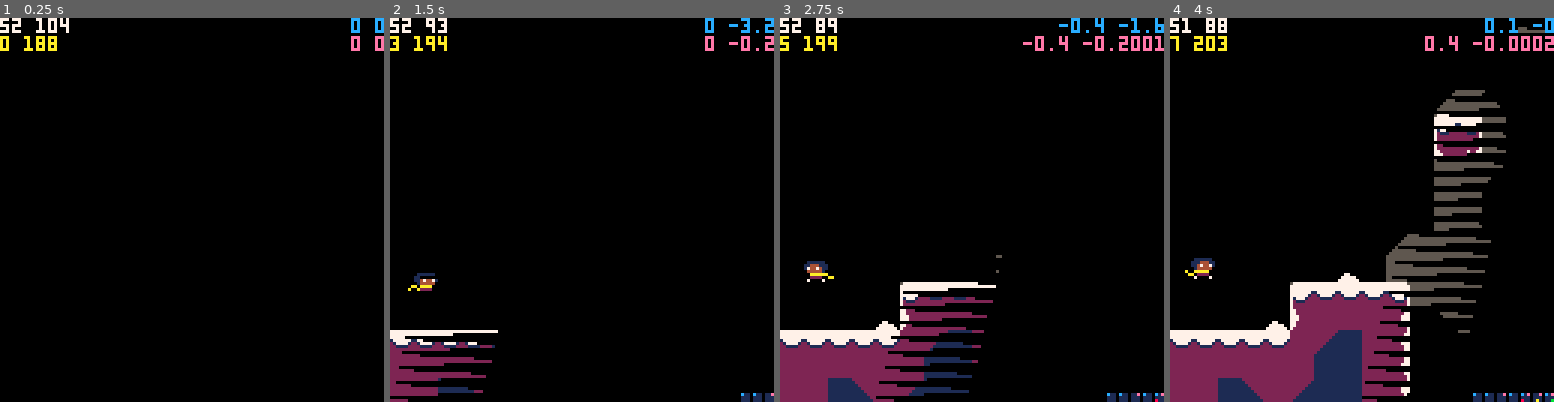
Above: before the commit, frames 1-4 (left to right).
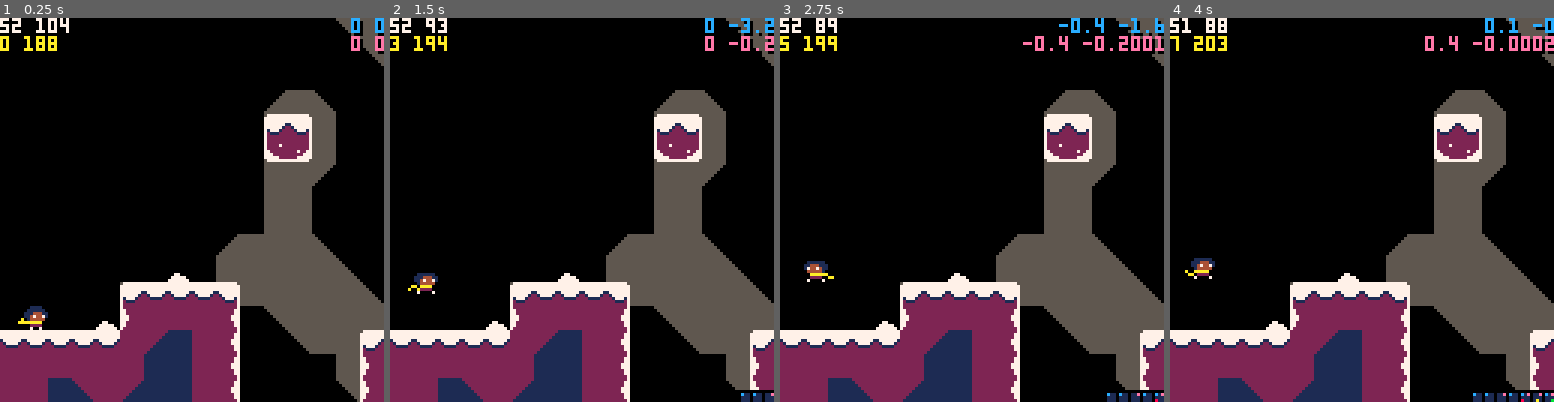
Above: after the commit, the same moments.

Repository: CelesteClassic/cc2tastool
Game: PICO-8 cartridge cc2ed.p8
Same seed, same stepped clock (60 frames per second), same inputs: the game is played once before the commit and once after it.
Inputs:
- Up to frame 1 (0.25 s): no input
- Up to frame 2 (1.5 s): tap O (Z key) at 0.33, 0.7, 1.43 s; tap X (X key) at 1.07 s
- Up to frame 3 (2.75 s): hold Left 1.97-2.37 s; tap X (X key) at 2.07, 2.4, 2.73 s; tap O (Z key) at 2.22 s; hold Down from 2.42 s (still down)
- Up to frame 4 (4 s): release Down at 2.82 s; hold Right 2.87-3.53 s; tap X (X key) at 3.07, 3.4, 3.73 s; tap O (Z key) at 3.1, 3.98 s; hold Up from 3.58 s (still down)

The runs differ from the first frame. In frame 1, 33% of the frame differs, in the area x 0-100%, y 0-100%; in frame 2, 30%; in frame 3, 23%; in frame 4, 12%.

Commit message:
cc2ed.p8 skips infades

Diff:
--- a/cc2ed.p8
+++ b/cc2ed.p8
@@ -1876,7 +1876,7 @@
 function restart_level()
 	_restart_level()
 	nocopy,current_player={},getplayer()
-	level_intro=0
+	level_intro,infade=0,15
 
 	--set up nocopy to ignore static objects
 	for o in all(objects) do
